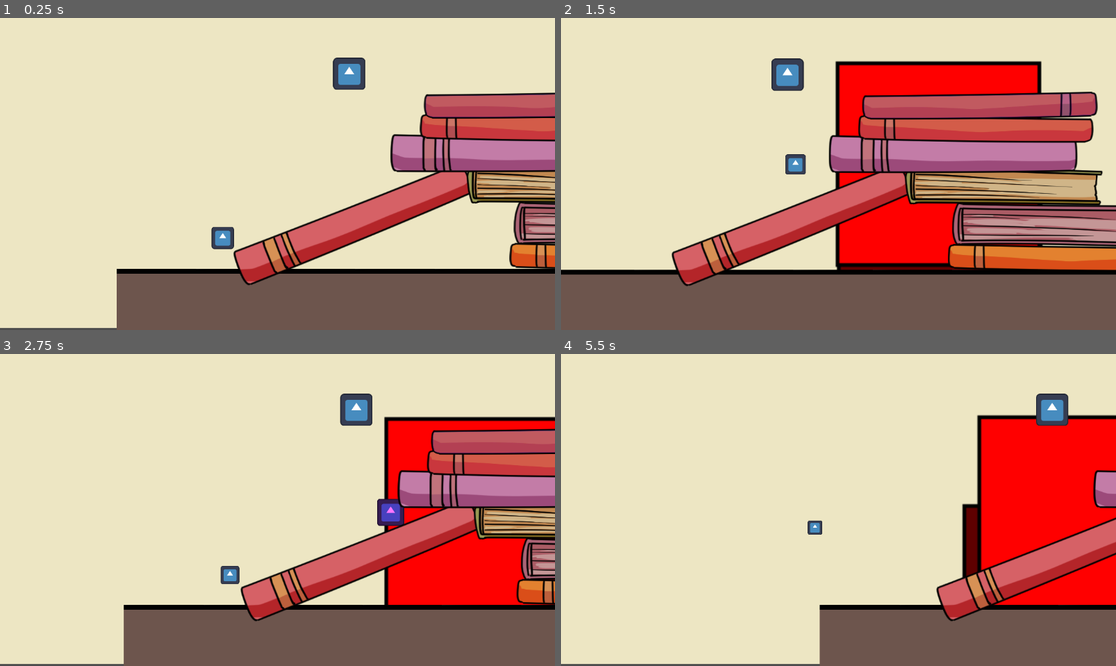
Above: before the commit, frames 1-4 (two rows, left to right).
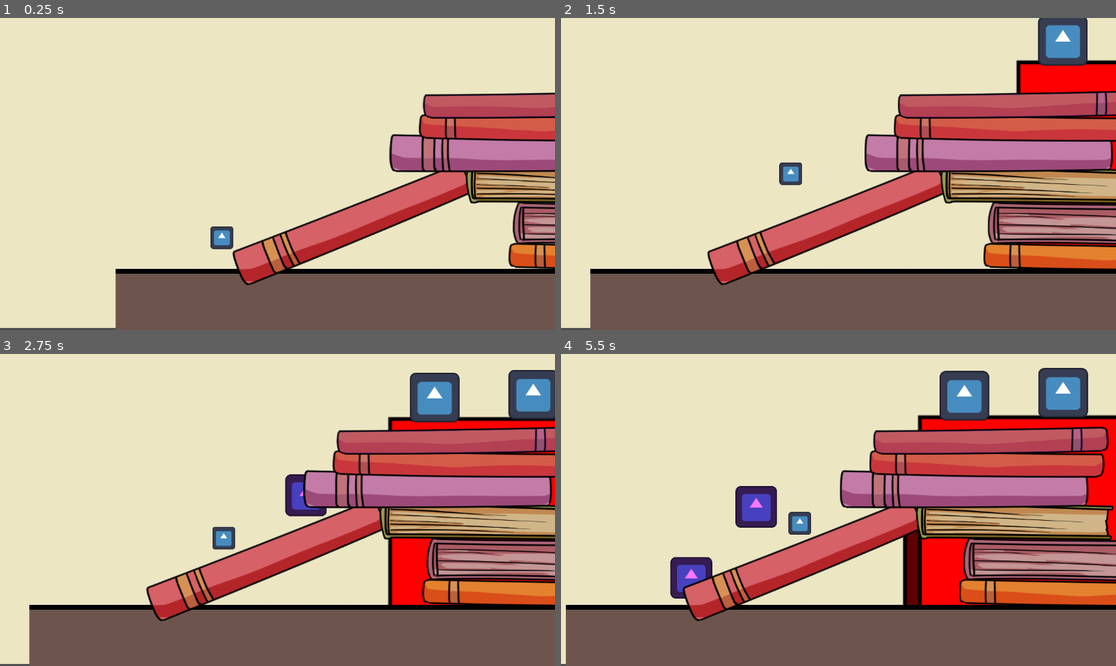
Above: after the commit, the same moments.

Repository: Rattle-Knight/Aliens-Stole-My-Benga-GMTKgamejam2024
Game: Godot game, scene res://levels/testlevel.tscn
Same seed, same stepped clock (60 frames per second), same inputs: the game is played once before the commit and once after it. This scene is started directly instead of the project's main scene. The engine's default icon, where the game draws it, is replaced by a stand-in: a white triangle on a blue panel in a dark square.
Inputs (mouse positions are in pixels of both pictures, inside the frame that each line leads up to):
- Up to frame 1 (0.25 s): no input
- Up to frame 2 (1.5 s): tap Enter (ui_accept) at 0.5, 0.77 s; move the mouse to (960, 158) at 0.52 s; hold Space (space) 0.53-1.28 s; hold D (right) from 0.53 s (still down); move the mouse to (727, 189) at 1.27 s; tap Space (space) at 1.35 s
- Up to frame 3 (2.75 s): tap Enter (ui_accept) at 1.52 s; move the mouse to (333, 441) at 2.02 s; release D (right) at 2.03 s; hold A (left) from 2.03 s (still down); hold Space (space) from 2.03 s (still down)
- Up to frame 4 (5.5 s): move the mouse to (810, 572) at 2.77 s; release A (left) at 2.78 s; release Space (space) at 2.78 s; hold D (right) 2.78-4.28 s; tap Space (space) at 2.85, 4.35 s; tap Enter (ui_accept) at 3.02, 3.77, 4.52 s; move the mouse to (1005, 556) at 3.52 s; hold Space (space) 3.53-4.28 s; move the mouse to (672, 463) at 4.27 s; hold A (left) 4.28-5.03 s; move the mouse to (866, 510) at 5.02 s; hold D (right) from 5.03 s (still down); hold Space (space) from 5.03 s (still down)

The runs differ from the first frame. In frame 1, 2.7% of the frame differs, in the area x 20-100%, y 12-100%; in frame 2, 31%; in frame 3, 30%; in frame 4, 42%, in the area x 0-100%, y 4-100%.

Commit message:
added bullet cleanup

Diff:
--- a/levels/alien/alien.tscn
+++ b/levels/alien/alien.tscn
@@ -1,8 +1,9 @@
-[gd_scene load_steps=4 format=3 uid="uid://do3r2faib5rf6"]
+[gd_scene load_steps=5 format=3 uid="uid://do3r2faib5rf6"]
 
 [ext_resource type="Script" path="res://scripts/alien.gd" id="1_7pn6o"]
 [ext_resource type="Texture2D" uid="uid://sm305v3qkqfy" path="res://sprites/objects/Red_square.svg" id="1_hk400"]
 [ext_resource type="Script" path="res://scripts/alienhead.gd" id="2_176lj"]
+[ext_resource type="PackedScene" uid="uid://30kyyd38tck" path="res://scenes/turret.tscn" id="4_oeb0r"]
 
 [node name="alien" type="Node2D"]
 script = ExtResource("1_7pn6o")
@@ -18,3 +19,9 @@
 script = ExtResource("2_176lj")
 speed = 85.465
 change_direction_interval = 0.7
+
+[node name="turret" parent="head" instance=ExtResource("4_oeb0r")]
+position = Vector2(-72, -161)
+
+[node name="turret2" parent="head" instance=ExtResource("4_oeb0r")]
+position = Vector2(61, -165)
--- a/levels/testlevel.tscn
+++ b/levels/testlevel.tscn
@@ -16,7 +16,6 @@
 [ext_resource type="PackedScene" uid="uid://bru3rxmkhndn0" path="res://levels/objects/book10.tscn" id="14_dwoqf"]
 [ext_resource type="PackedScene" uid="uid://dtt0eobudcvo4" path="res://levels/objects/cap.tscn" id="15_do041"]
 [ext_resource type="PackedScene" uid="uid://do3r2faib5rf6" path="res://levels/alien/alien.tscn" id="16_g2hbh"]
-[ext_resource type="PackedScene" uid="uid://30kyyd38tck" path="res://scenes/turret.tscn" id="17_wg2yt"]
 
 [sub_resource type="TileSetScenesCollectionSource" id="TileSetScenesCollectionSource_mfvo4"]
 scenes/1/scene = ExtResource("2_am88s")
@@ -37,6 +36,7 @@
 [node name="player" parent="." groups=["player"] instance=ExtResource("3_02s34")]
 z_index = 2
 position = Vector2(-1102, 399)
+shrinking = false
 
 [node name="Camera2D" type="Camera2D" parent="player"]
 position = Vector2(117, 51)
@@ -94,6 +94,3 @@
 [node name="alien" parent="." instance=ExtResource("16_g2hbh")]
 position = Vector2(-247, 39)
 scale = Vector2(1.54, 1.54)
-
-[node name="turret" parent="." instance=ExtResource("17_wg2yt")]
-position = Vector2(-834, 122)
--- a/scenes/turret.tscn
+++ b/scenes/turret.tscn
@@ -5,8 +5,6 @@
 [ext_resource type="Texture2D" uid="uid://b6f7fthk7vrvc" path="res://icon.svg" id="3_k4el4"]
 
 [node name="turret" type="Node2D"]
-script = ExtResource("1_qh2dh")
-ammo = ExtResource("2_qdyk1")
 
 [node name="Sprite2D" type="Sprite2D" parent="."]
 position = Vector2(-4, -4)
@@ -21,4 +19,9 @@
 [node name="Timer" type="Timer" parent="."]
 wait_time = 2.0
 
+[node name="bulletmanager" type="Node2D" parent="."]
+script = ExtResource("1_qh2dh")
+ammo = ExtResource("2_qdyk1")
+
 [connection signal="timeout" from="Timer" to="." method="_on_timer_timeout"]
+[connection signal="timeout" from="Timer" to="bulletmanager" method="_on_timer_timeout"]
--- a/scripts/alien.gd
+++ b/scripts/alien.gd
@@ -2,7 +2,7 @@
 
 
 @onready var player = get_tree().get_first_node_in_group("player")
-var FOLLOW_SPEED = 2
+var FOLLOW_SPEED = 0.5
 
 func _process(delta):
 	position.x = lerp(position.x,player.position.x-100,delta*FOLLOW_SPEED)
--- a/scripts/player.gd
+++ b/scripts/player.gd
@@ -1,7 +1,7 @@
 extends CharacterBody2D
 
 @export var speed = 250
-@export var maxspeed = 2000
+@export var maxspeed = 500
 @export var jump_power = -750
 @export var gravity = 1000
 @export var fall_gravity = 10000
@@ -75,9 +75,9 @@
 @export var timer = 15
 
 func change_size():
-	var tween = create_tween()
-	var tweenspeed = create_tween()
 	if shrinking:
+		var tween = create_tween()
+		var tweenspeed = create_tween()
 		tween.tween_property(self, "scale", Vector2(0,0), timer)
 		tweenspeed.tween_property(self, "speed",maxspeed, timer)
 		tween.connect("finished", on_tween_finished)
--- a/scripts/turret.gd
+++ b/scripts/turret.gd
@@ -1,12 +1,14 @@
 extends Node2D
 
-@onready var ray_cast = $RayCast2D
-@onready var timer: Timer = $Timer
+@onready var ray_cast = $"../RayCast2D"
+@onready var timer: Timer = $"../Timer"
 @export var ammo : PackedScene
 
-var player
+@onready var player = get_tree().get_first_node_in_group("player")
+
+
+
 func _ready():
-	player = get_parent().find_child("player")
 	timer.start()
 
 func _process(delta):
@@ -16,7 +18,7 @@
 func _aim():
 	ray_cast.target_position = to_local(player.position)
 	await timer.timeout
-	_shoot()
+
 
 #func _check_player_collision():
 	#if ray_cast.get_collider() == player and timer.is_stopped():
@@ -30,11 +32,17 @@
 	#_shoot()
 
 func _on_timer_timeout():
-	print("bang")
 	_shoot()
 
 func _shoot():
 	var bullet = ammo.instantiate()
+	add_child(bullet)
 	bullet.position = position
 	bullet.direction = (ray_cast.target_position).normalized()
-	get_tree().current_scene.add_child(bullet)
+
+
+	#bullet cleanup
+	var children = get_children()
+	for childindx in range(len(children)):
+		if children[childindx].position.x > get_viewport().size.x or children[childindx].position.y > get_viewport().size.y:
+			children[childindx].queue_free()
--- a/scripts/turret_bullets.gd
+++ b/scripts/turret_bullets.gd
@@ -7,10 +7,12 @@
 @export var shrinkdur = 0.5
 
 
+func _ready():
+	position = get_parent().position
+
 func _physics_process(delta):
 	position += direction * speed * delta
-	if position.x > get_viewport().size.x or position.y > get_viewport().size.y:
-		queue_free()
+
 
 
 
Not shown: 1 places in levels/testlevel.tscn that only renumber resources
